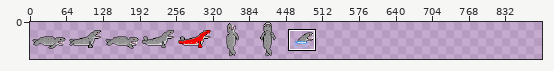
Two states of a sprite sheet, asset/64_enemy_lepardseal.png. Above: a wide view before the commit, with the close-up outlined.
Close-up. As it was:
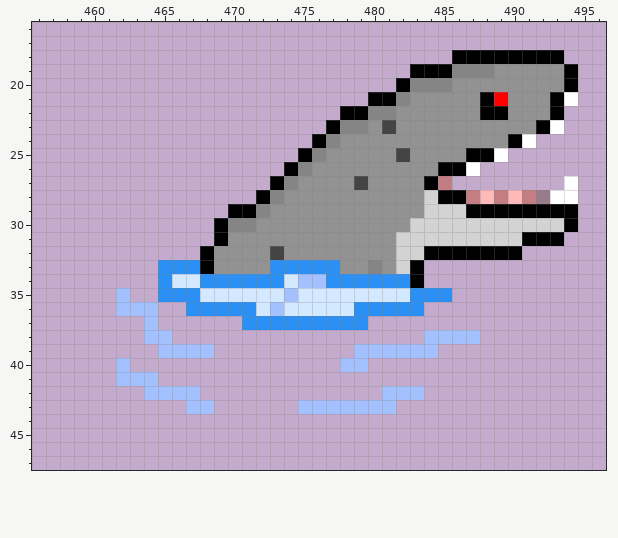
The file is 512x64 pixels. Colours within 5 levels of each other are drawn and written as one. Shown: x 456..496, y 16..47. The old version is drawn lined up with the new one, on the new canvas. The commit also changed other parts of the picture, which this record leaves out.
After the commit:
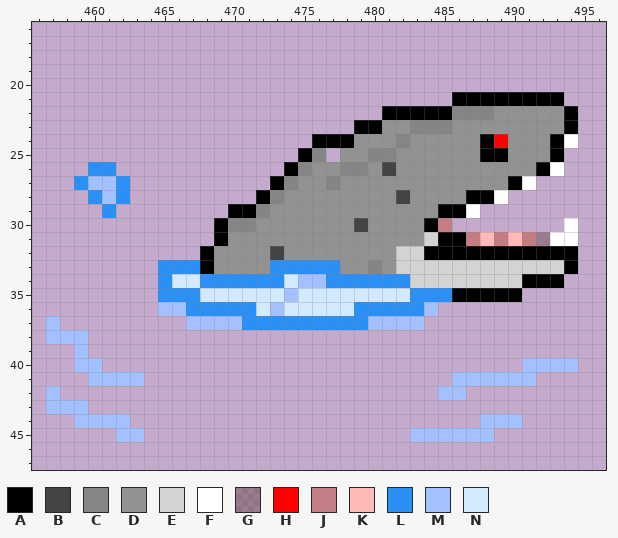
Palette (. is transparent): A #000000  B #444444  C #858585  D #929292  E #d3d3d3  F #ffffff  G #623f4171  H #ff0000  J #c47e83  K #ffb9b9  L #2b90f5  M #a3c0ff  N #d3e9ff
Changes in this commit:
canvas 512x64 -> 896x64
@@ x 456..496 @@
 17 .........................................
-18 ..............................AAAAAAAA...
-19 ...........................AAACCCDDDDDA..
-20 ..........................ACCCDDDDDDDDA..
-21 ........................AACDDDDDAHDDDAF..
-22 ......................AACCDDDDDDAADDDA...
-23 .....................ACCDBDDDDDDDDDDAF...
-24 ....................ACDDDDDDDDDDDDAF.....
-25 ...................ACDDDDDBDDDDAAF.......
-26 ..................ACDDDDDDDDDAAF.........
-27 .................ACDDDDBDDDDAJ........F..
-28 ................ACDDDDDDDDDDEAAJKJKJGFF..
-29 ..............AACDDDDDDDDDDDEEEAAAAAAAA..
-30 .............ACCDDDDDDDDDDDEEEEEEEEEEEA..
-31 .............ADDDDDDDDDDDDEEEEEEEEEAAA...
-32 ............ADDDDBDDDDDDDDEEAAAAAAA......
-33 .........LLLADDDDLLLLLDDCDEA.............
-34 .........LNNLLLLLLNMMLLLLLLA.............
-35 ......M..LLLNNNNNNMNNNNNNNNLLL...........
-36 ......MMM..LLLLLNMNNNNNLLLLL.............
-37 ........M......LLLLLLLLL.................
-38 ........MM..................MMMM.........
-39 .........MMMM..........MMMMMM............
-40 ......M...............MM.................
-41 ......MMM................................
-42 ........MMMM.............MMM.............
-43 ...........MM......MMMMMMM...............
-44 .........................................
-45 .........................................
+18 .........................................
+19 .........................................
+20 .........................................
+21 ..............................AAAAAAAA...
+22 .........................AAAAACCCDDDDDA..
+23 .......................AADDCCCDDDDDDDDA..
+24 ....................AAADDDCDDDDDAHDDDAF..
+25 ...................AC.DDCCDDDDDDAADDDA...
+26 ....LL............ACDDCCDBDDDDDDDDDDAF...
+27 ...LMML..........ACDDCDDDDDDDDDDDDAF.....
+28 ....LML.........ACDDDDDDDDBDDDDAAF.......
+29 .....L........AACDDDDDDDDDDDDAAF.........
+30 .............ACCDDDDDDDBDDDDAJ........F..
+31 .............ADDDDDDDDDDDDDDEAAJKJKJGFF..
+32 ............ADDDDBDDDDDDDDEEAAAAAAAAAAA..
+33 .........LLLADDDDLLLLLDDCDEEEEEEEEEEEEA..
+34 .........LNNLLLLLLNMMLLLLLLEEEEEEEEAAA...
+35 .........LLLNNNNNNMNNNNNNNNLLLAAAAA......
+36 .........MMLLLLLNMNNNNNLLLLLM............
+37 .M.........MMMMLLLLLLLLLMMMM.............
+38 .MMM.....................................
+39 ...M.....................................
+40 ...MM..............................MMMM..
+41 ....MMMM......................MMMMMM.....
+42 .M...........................MM..........
+43 .MMM.....................................
+44 ...MMMM.........................MMM......
+45 ......MM...................MMMMMM........
 46 .........................................
